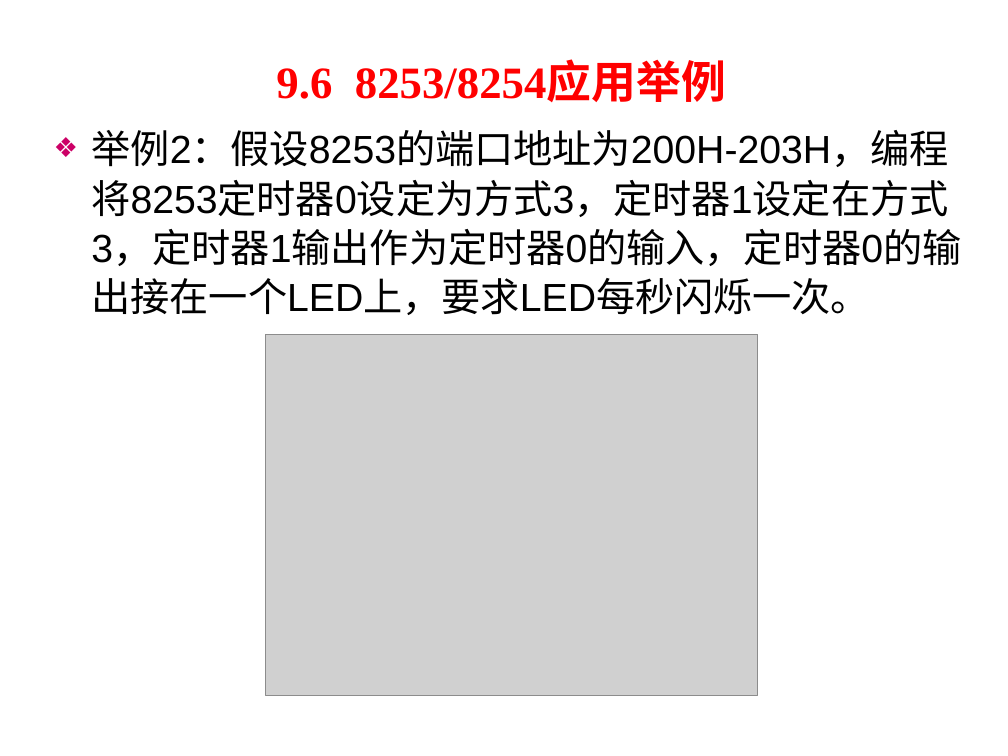
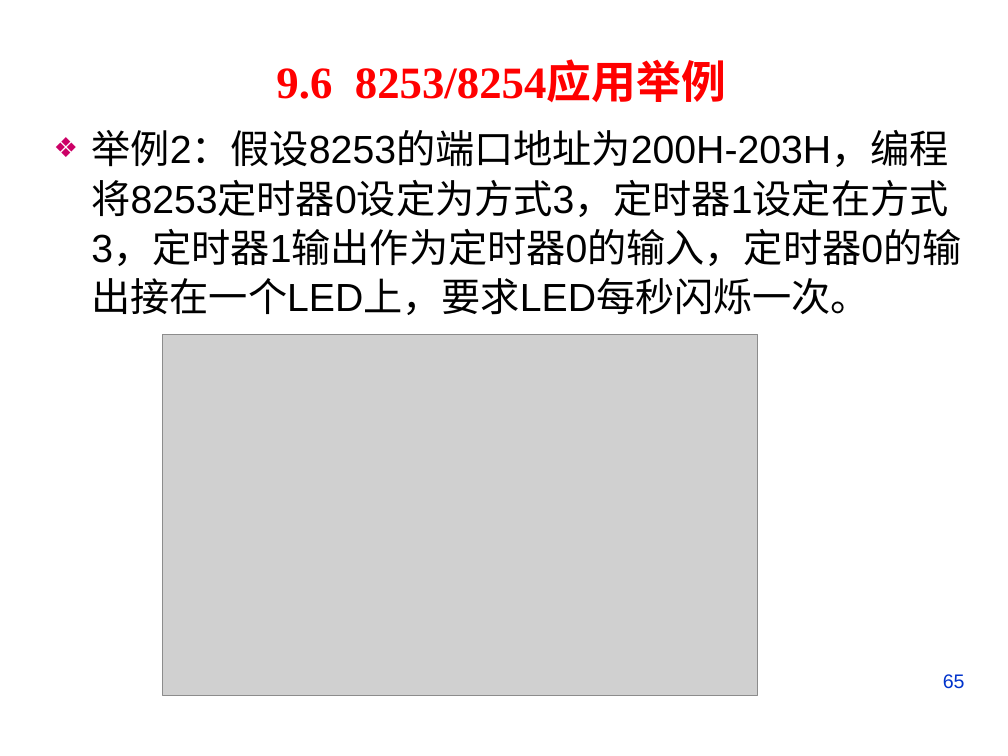
Before and after one commit to rshouc/Microcomputer, a slide deck: slide 65 of PPT/The Principle of Microcomputer/第九章 微机原理（计数器定时器8253).pptx. Drawn at 1008x756 pixels with LibreOffice and Linux fonts; fonts in the diff are those of the drawing; grey boxes stand for pictures; background and template pictures are left out. Boxes give left, top, right and bottom in pixels: in the first picture for what was removed or moved away, otherwise in the second. Text is boxed around its words. In the diff, an @@ line names an element or a change of style, - is before the commit and + after.

```diff
--- a/PPT/The Principle of Microcomputer/第九章 微机原理（计数器定时器8253).pptx
+++ b/PPT/The Principle of Microcomputer/第九章 微机原理（计数器定时器8253).pptx
@@ picture: place and size @@
-picture at [266, 335, 758, 696]
+picture at [162, 335, 758, 696]
@@ page number added at [943, 674, 965, 689], 14 pt, text #0033CC @@
+65
```
Also in this commit, not shown: 92 other slides changed, 1 other file.
